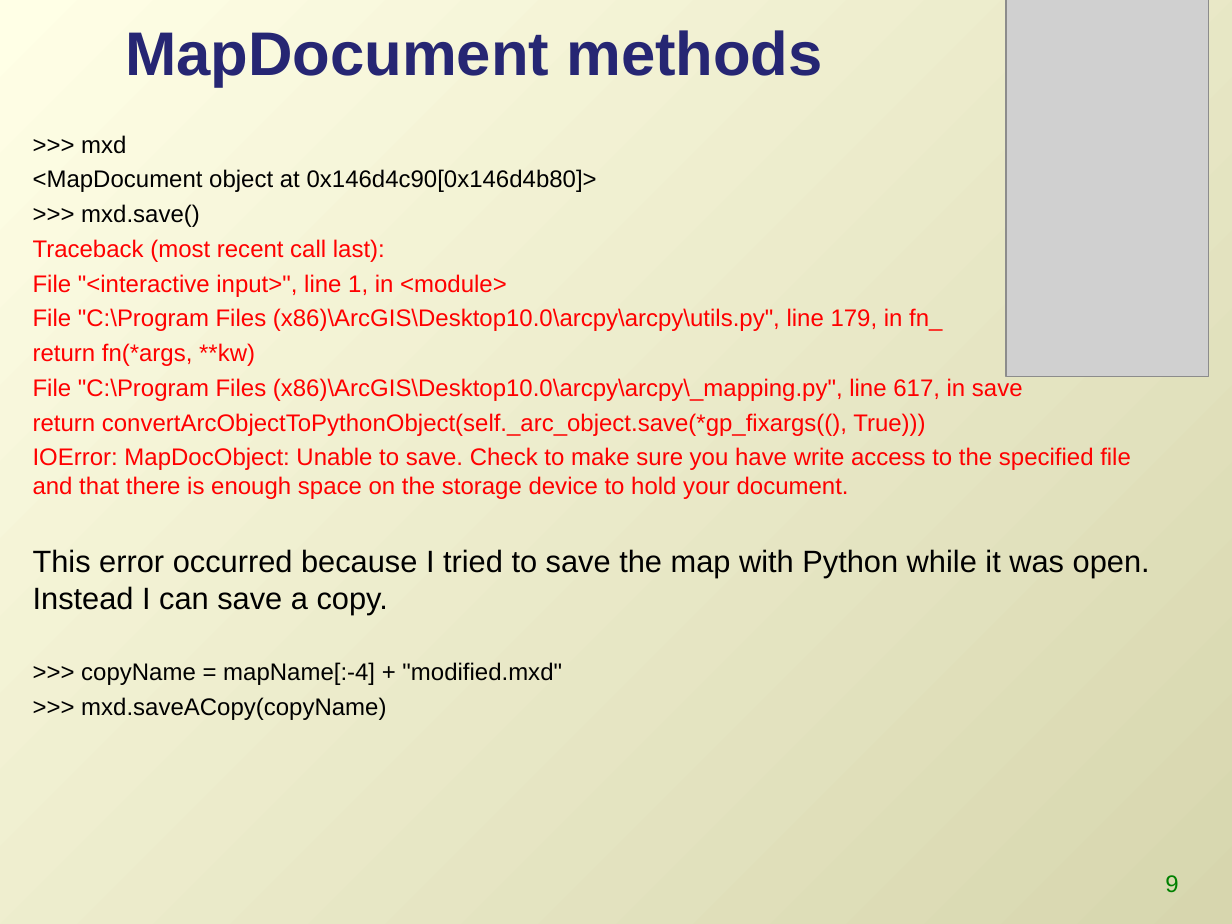
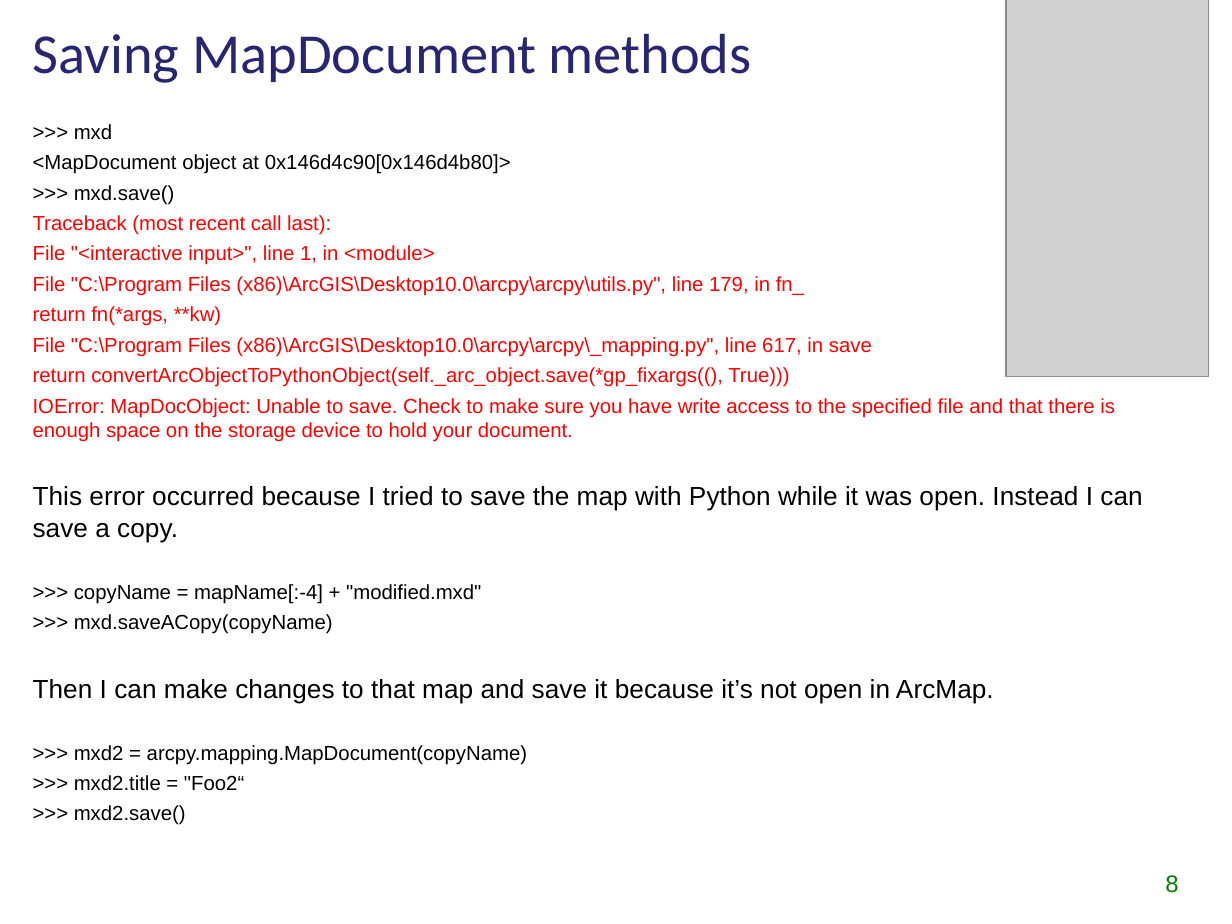
Before and after one commit to lgtateos/gis540, a slide deck: slide 8 of slides/arcpyMapping.ppt (slide 9 before the commit). Drawn at 1232x924 pixels with LibreOffice and Linux fonts; fonts in the diff are those of the drawing; grey boxes stand for pictures. Boxes give left, top, right and bottom in pixels: in the first picture for what was removed or moved away, otherwise in the second. Text is boxed around its words. In the diff, an @@ line names an element or a change of style, - is before the commit and + after.

```diff
--- a/slides/arcpyMapping.ppt
+++ b/slides/arcpyMapping.ppt
@@ background gradient #FFFFE6 to #D7D6AE to #FFFFFF @@
@@ title at (x1=33, y1=33, x2=752, y2=83): text changed; size 36 to 33 pt; font Arial to Calibri; bold off @@
-MapDocument methods
+Saving MapDocument methods
@@ text ">>> mxd" moved from (x1=33, y1=135, x2=1150, y2=720) to (x1=33, y1=124, x2=1142, y2=825) @@
@@ text at (x1=33, y1=124, x2=1142, y2=634): size 14 to 11.9 pt in ">>> mxd", "<MapDocument object at 0x146d4c90[0x146d4b80]>", ">>> mxd.save()", "Traceback (most recent call last):" and 8 more places; size 18 to 15.3 pt in "This error occurred because I tried to ..." @@
@@ text at (x1=33, y1=679, x2=994, y2=825): paragraphs added @@
+Then I can make changes to that map and save it because it’s not open in ArcMap.
+>>> mxd2 = arcpy.mapping.MapDocument(copyName)
+>>> mxd2.title = "Foo2“
+>>> mxd2.save()
@@ page number at (x1=1165, y1=875, x2=1178, y2=893): text changed @@
-9
+8
```
Also in this commit, not shown: 25 other slides changed, 7 slides added, 3 slides removed.
